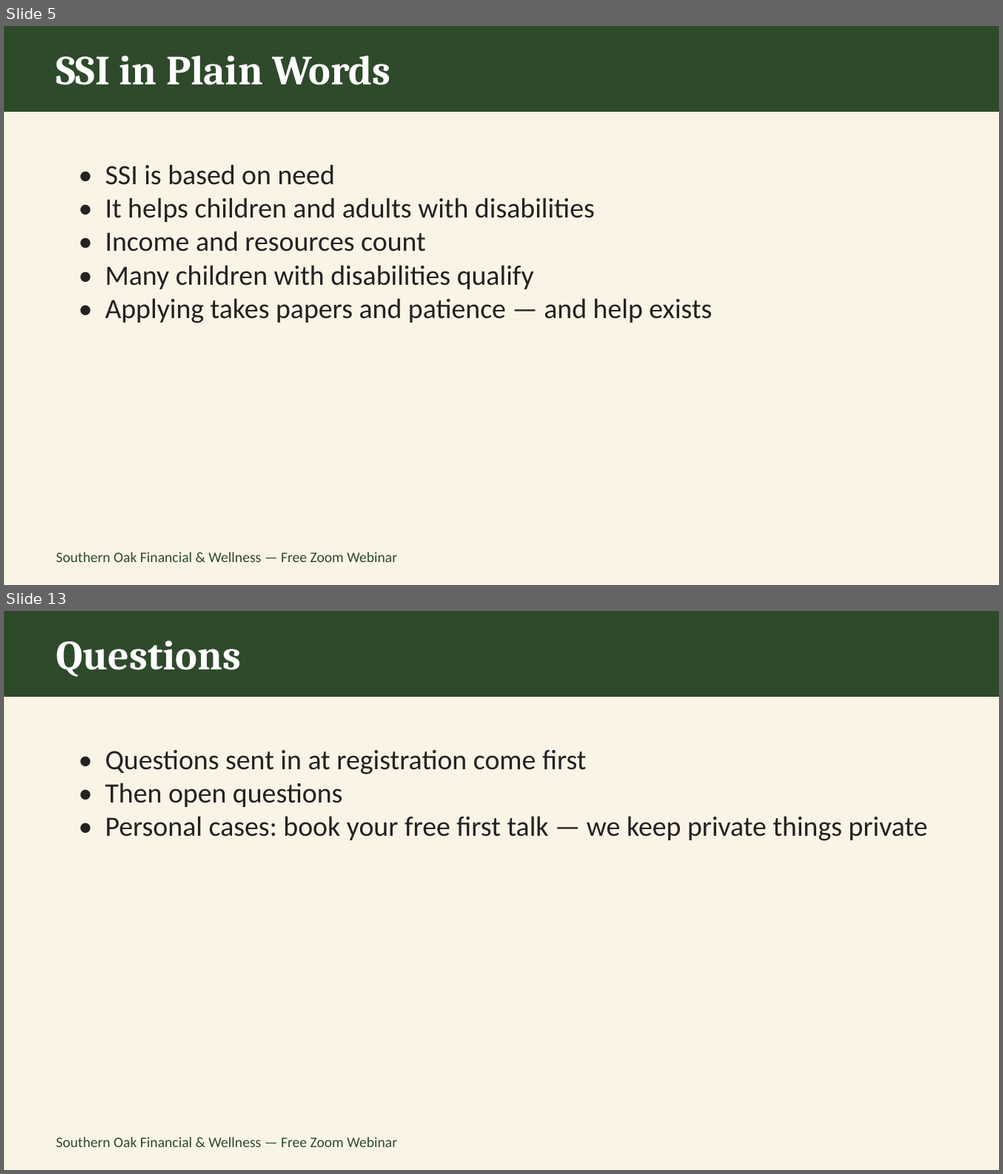
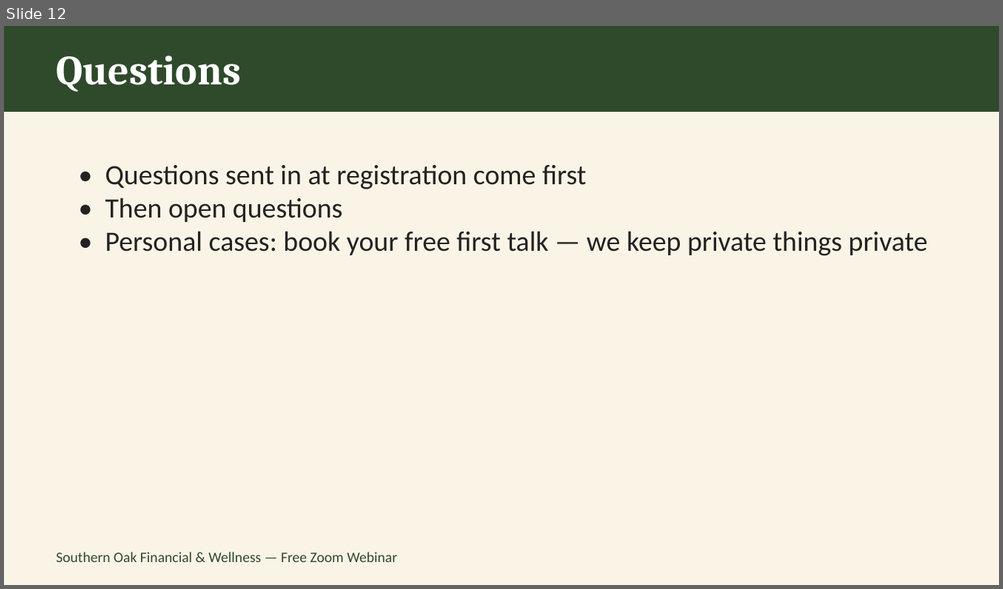
Before and after one commit to southernoakfw-ja/southernoakfw-ja.github.io, a slide deck: assets/Caregiver-Webinar-Nov13.pptx. Shown one above the other, each under a label of ours: slides 5 and 13 before the commit, slide 12 after it; the slides between them are not shown. The pictures are 1003x1174 and 1003x589 pixels, drawn with LibreOffice and Linux fonts; fonts in the diff are those of the drawing. Boxes give left, top, right and bottom in pixels: in the first picture for what was removed or moved away, otherwise in the second. Text is boxed around its words. In the diff, an @@ line names an element or a change of style, - is before the commit and + after.

```diff
--- a/assets/Caregiver-Webinar-Nov13.pptx
+++ b/assets/Caregiver-Webinar-Nov13.pptx
@@ slide 5 removed at (x1=4, y1=26, x2=999, y2=585), background #FFFFFF @@
@@ rectangle removed at (x1=4, y1=26, x2=999, y2=585) @@
@@ rectangle removed at (x1=4, y1=26, x2=999, y2=112) @@
@@ text removed at (x1=56, y1=56, x2=390, y2=85) @@
-SSI in Plain Words
@@ text removed at (x1=105, y1=164, x2=711, y2=323) @@
-• SSI is based on need
-• It helps children and adults with disabilities
-• Income and resources count
-• Many children with disabilities qualify
-• Applying takes papers and patience — and help exists
@@ text removed at (x1=56, y1=552, x2=397, y2=562) @@
-Southern Oak Financial & Wellness — Free Zoom Webinar
@@ what was slide 13 is now slide 12 @@
```
Also in this commit, not shown: 8 slides changed, 3 slides added, 3 other slides removed, 6 other files.
